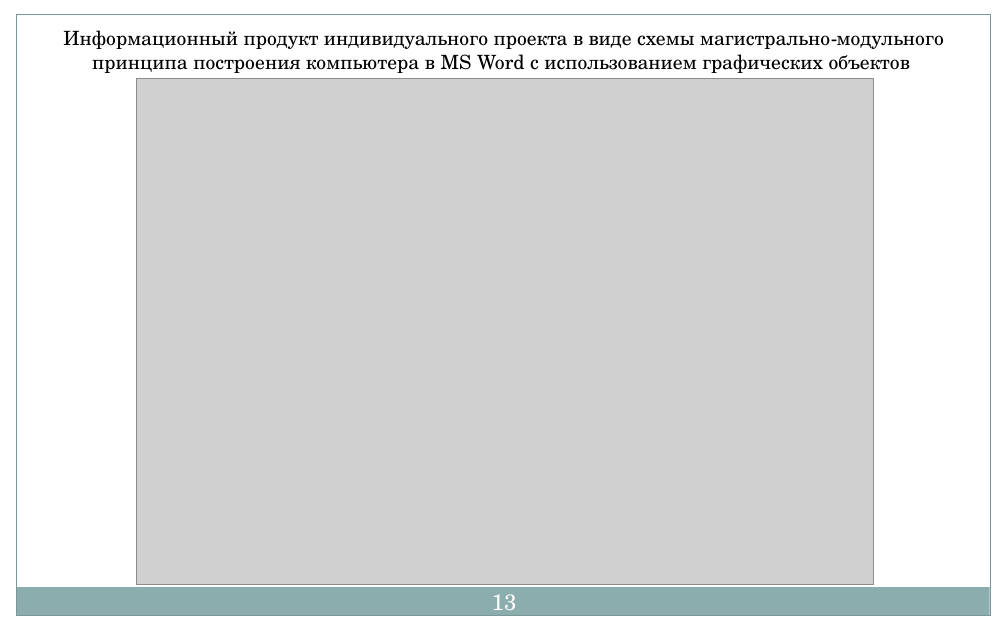
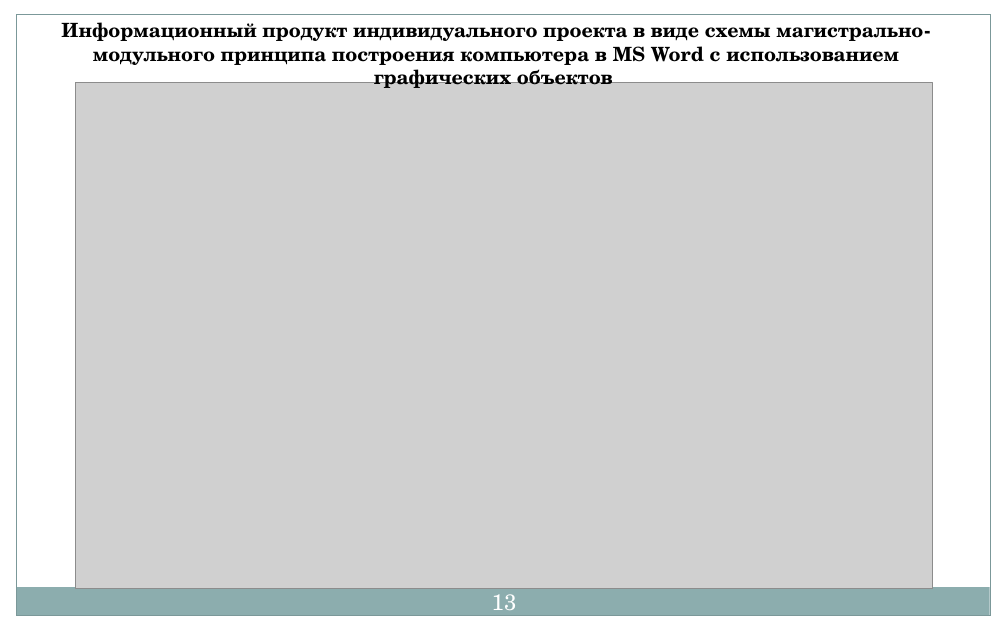
Before and after one commit to natashandrigoz/RMO_Informatika, a slide deck: slide 13 of доклад.pptx. Drawn at 1008x630 pixels with LibreOffice and Linux fonts; fonts in the diff are those of the drawing; grey boxes stand for pictures. Boxes give left, top, right and bottom in pixels: in the first picture for what was removed or moved away, otherwise in the second. Text is boxed around its words. In the diff, an @@ line names an element or a change of style, - is before the commit and + after.

```diff
--- a/доклад.pptx
+++ b/доклад.pptx
@@ text "Информационный продукт индивидуального проекта в ...": place and size @@
-text "Информационный продукт индивидуального проекта в ..." at (63, 30, 944, 73)
+text "Информационный продукт индивидуального проекта в ..." at (61, 22, 923, 88)
@@ text "Информационный продукт индивидуального проекта в ..." at (61, 22, 923, 88): bold on @@
@@ picture: place and size @@
-picture at (136, 79, 874, 585)
+picture at (76, 83, 932, 589)
```
Also in this commit, not shown: 4 other slides changed, 3 slides added, 2 slides removed, 1 other file.
